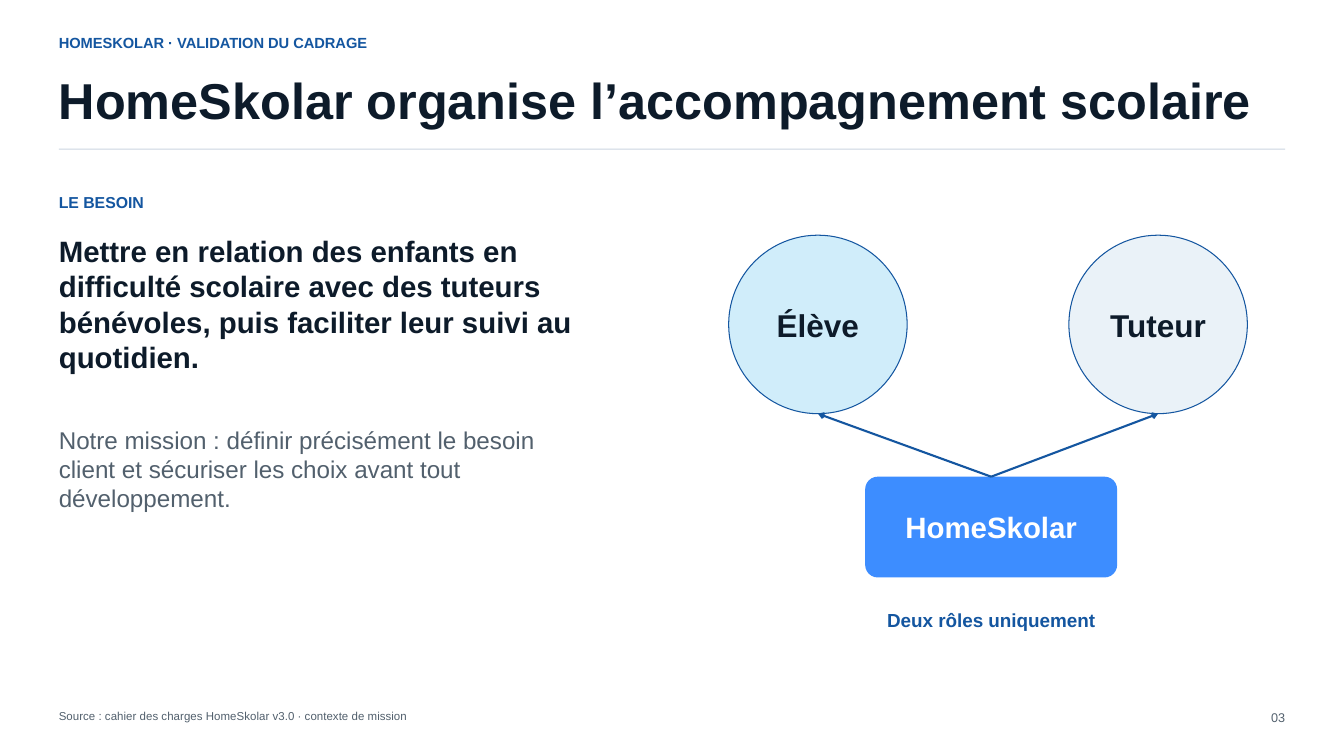
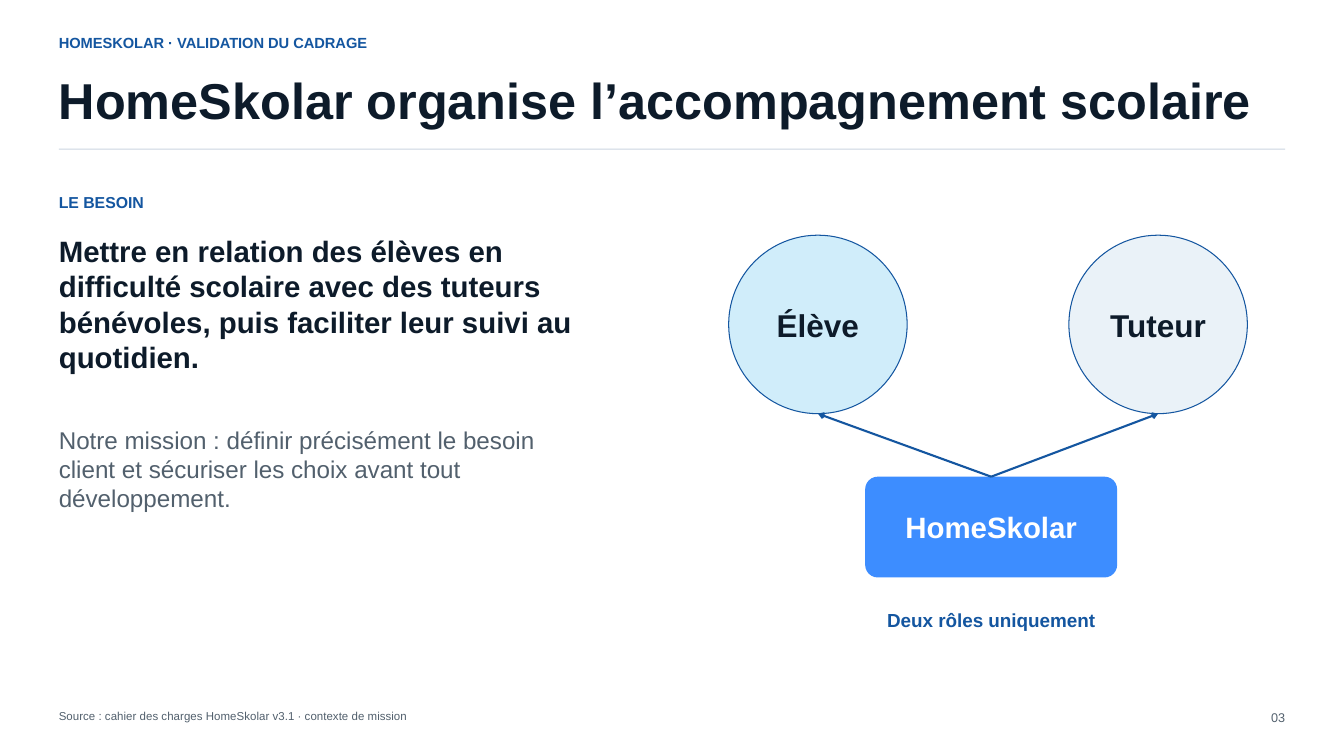
Before and after one commit to fabienhummel/OC-PY03, a slide deck: slide 3 of livrables/présentation/HomeSkolar_Presentation_Validation_Cadrage.pptx. Drawn at 1344x756 pixels with LibreOffice and Linux fonts; fonts in the diff are those of the drawing. Boxes give left, top, right and bottom in pixels: in the first picture for what was removed or moved away, otherwise in the second. Text is boxed around its words. In the diff, an @@ line names an element or a change of style, - is before the commit and + after.

Commit message:
docs: mettre à jour la présentation finale

```diff
--- a/livrables/présentation/HomeSkolar_Presentation_Validation_Cadrage.pptx
+++ b/livrables/présentation/HomeSkolar_Presentation_Validation_Cadrage.pptx
@@ text at (x1=59, y1=240, x2=571, y2=374): text changed @@
-Mettre en relation des enfants en difficulté scolaire avec des tuteurs bénévoles, puis faciliter leur suivi au quotidien.
+Mettre en relation des élèves en difficulté scolaire avec des tuteurs bénévoles, puis faciliter leur suivi au quotidien.
@@ text at (x1=59, y1=711, x2=407, y2=723): text changed @@
-Source : cahier des charges HomeSkolar v3.0 · contexte de mission
+Source : cahier des charges HomeSkolar v3.1 · contexte de mission
```
Also in this commit, not shown: 5 other slides changed, 1 other file.
